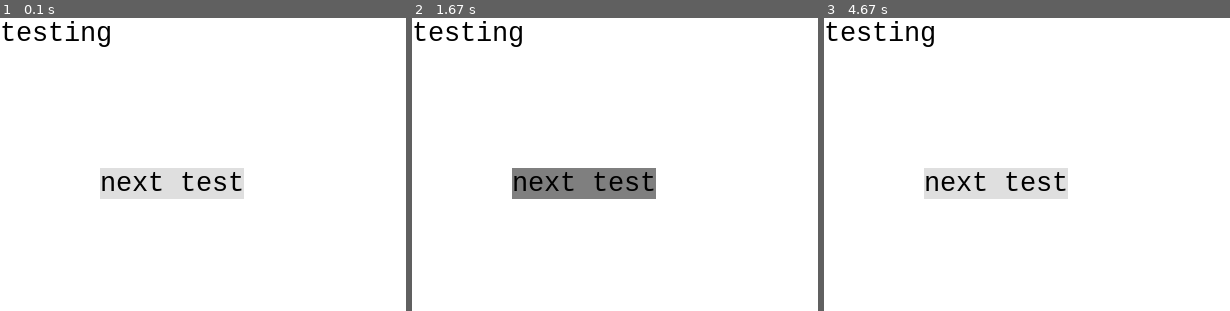
Above: before the commit, frames 1-3 (left to right).
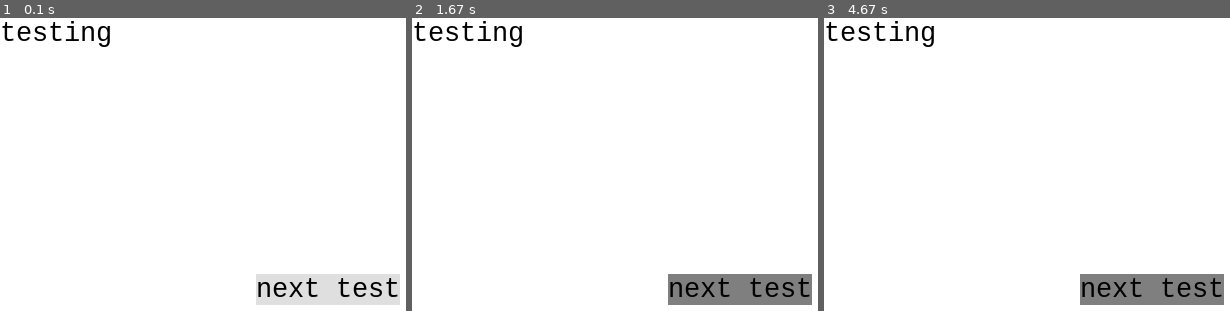
Above: after the commit, the same moments.

Repository: Supermango407/SPMG
Game: pygame game, started from spmg_pygame/ui_test.py
The game is run twice, just before and just after one commit, with the same random seed, the same clock (stepped at 60 frames per second) and the same inputs.
Inputs (mouse positions are in pixels of both pictures, inside the frame that each line leads up to):
- Up to frame 1 (0.1 s): no input
- Up to frame 2 (1.67 s): click (667, 272) at 0.38 s; click (outside the picture) at 0.72 s; click "next test" at 1.55 s
- Up to frame 3 (4.67 s): click (1160, 82) at 1.88 s; click "next test" at 2.55 s; click (outside the picture) at 2.88 s; click "next test" at 3.72 s; click (909, 199) at 4.05 s; click (1221, 302) at 4.38 s

The runs differ from the first frame. In frame 1, 7.5% of the frame differs, in the area x 24-99%, y 51-98%; in frame 2, 7.5%; in frame 3, 7.5%.

Commit message:
started anchor

Diff:
--- a/spmg_pygame/gameobject.py
+++ b/spmg_pygame/gameobject.py
@@ -2,10 +2,18 @@
 import pygame
 from pygame import Vector2
 
+import sys
+import os
+current_dir = os.path.dirname(os.path.abspath(__file__))
+sys.path.append("\\".join(current_dir.split("\\")[:-1]))
+
+from spmg_math import lerp
+
 
 class Gameobject():
     """basic class with postion and drawing capabilities."""
-    window:pygame.surface = None
+    window:pygame.Surface = None
+    anchors:dict[Gameobject] = {}
     gameobjects:list[Gameobject] = []
     mouse_pos:Vector2 = Vector2(0, 0)
 
@@ -13,6 +21,8 @@
     @staticmethod
     def static_start():
         """called at start of game."""
+        # create anchors
+
         for gameobject in Gameobject.gameobjects:
             gameobject.start()
 
@@ -98,3 +108,17 @@
             return self.position + self.parrent.global_position()
         else:
             return self.position
+
+
+class Anchor(Gameobject):
+
+    def __init__(self, relative_position:Vector2):
+        self.relative_position = relative_position
+        super().__init__()
+
+    def update(self):
+        if self.parrent == None:
+            x, y = Gameobject.window.get_size()
+            self.set_position(Vector2(lerp(0, x, self.relative_position.x), lerp(0, y, self.relative_position.y)))
+
+center_anchor = Anchor(Vector2(0.5, 0.5))
--- a/spmg_pygame/ui.py
+++ b/spmg_pygame/ui.py
@@ -40,7 +40,7 @@
     def set_text(self, value:str):
         """sets value of text"""
         self.value = value
-        self.text = Gameobject.font.render(self.value, True, self.color)
+        self.text = self.font.render(self.value, True, self.color)
 
         # set position to realign after text width changes.
         self.set_position()
@@ -48,7 +48,7 @@
     def set_color(self, color:tuple[int, int, int]):
          """sets color of text"""
          self.color = color
-         self.text = Gameobject.font.render(self.value, True, self.color)
+         self.text = self.font.render(self.value, True, self.color)
 
     def draw(self):
         """write text on screen."""
--- a/spmg_pygame/ui_test.py
+++ b/spmg_pygame/ui_test.py
@@ -1,20 +1,22 @@
 import pygame
 from pygame import Vector2
+import screeninfo
 import os
-from gameobject import Gameobject
+from gameobject import Gameobject, center_anchor
 from ui import Text, Button
 
 
 if __name__ == '__main__':
-    # move window to second monitor
-    # os.environ['SDL_VIDEO_WINDOW_POS'] = "%d,%d" % (1400,75)
+    # move window to second monitor if it exsits
+    if len(screeninfo.get_monitors()) == 2: # two monitors
+        os.environ['SDL_VIDEO_WINDOW_POS'] = "%d,%d" % (1400,75)
 
     # initiate window
     pygame.init()
     pygame.display.set_caption("SPMG")
 
     text = Text("testing")
-    button = Button(lambda: print('click'), "next test", Vector2(100, 150))
+    button = Button(lambda: print('click'), "next test", parrent=center_anchor)
 
     # Set global vars
     window = pygame.display.set_mode((512, 512))
Not shown, changed: .gitignore
